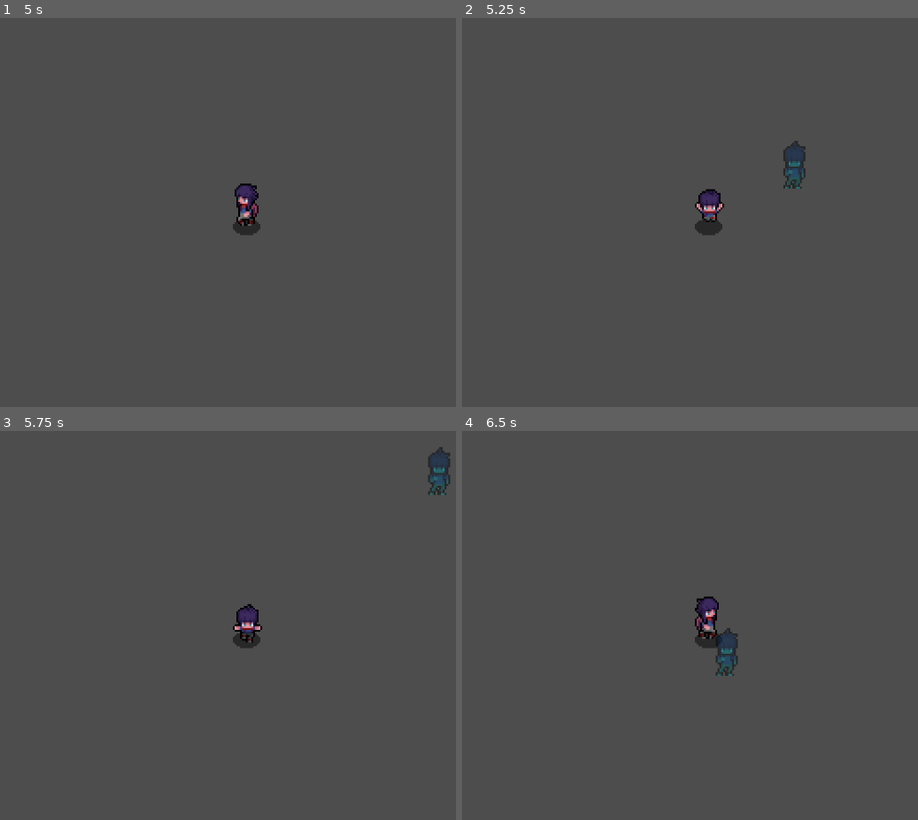
Above: before the commit, frames 1-4 (two rows, left to right).
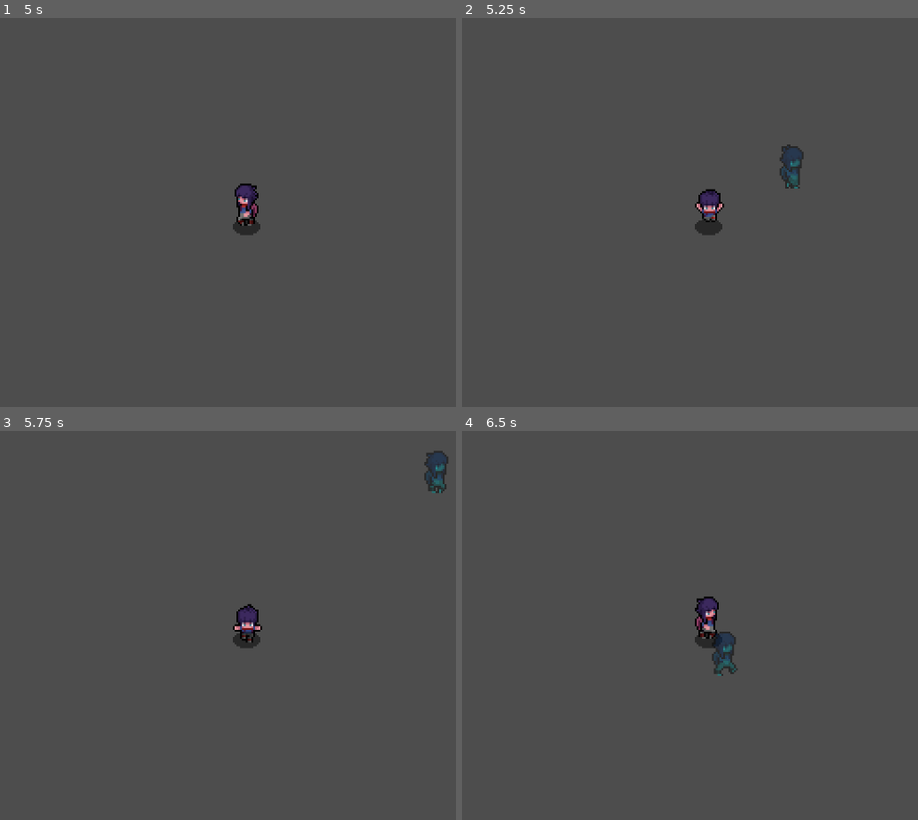
Above: after the commit, the same moments.

Repository: crimson-rain/gmtk-2025
Game: Godot game, scene res://Entities/Player/Player.tscn
The game is run twice, just before and just after one commit, with the same random seed, the same clock (stepped at 60 frames per second) and the same inputs.
Inputs:
- Up to frame 1 (5 s): tap Enter at 0.5 s; hold D (move_right) 0.53-1.28 s; hold Shift (sneak) 0.53-1.28 s; hold S (move_down) 1.28-2.03 s; tap Shift (sneak) at 1.35, 2.85, 4.35 s; hold D (move_right) 2.03-2.78 s; hold Shift (sneak) 2.03-2.78 s; hold W (move_up) 2.78-3.53 s; hold Shift (sneak) 3.53-4.28 s; hold A (move_left) from 3.53 s (still down)
- Up to frame 2 (5.25 s): release A (move_left) at 5.03 s; hold S (move_down) from 5.03 s (still down); hold Shift (sneak) from 5.03 s (still down)
- Up to frame 3 (5.75 s): keep holding S (move_down); keep holding Shift (sneak)
- Up to frame 4 (6.5 s): release S (move_down) at 5.78 s; release Shift (sneak) at 5.78 s; hold D (move_right) from 5.78 s (still down); tap Shift (sneak) at 5.85 s

Frame 1 is identical in both runs. In frame 2, 0.3% of the frame differs, in the area x 69-76%, y 31-44%; in frame 3, 0.3%; in frame 4, 0.3%.

Commit message:
Add basic animation to ghost

Diff:
--- a/Entities/Ghost/PlayerGhost.gd
+++ b/Entities/Ghost/PlayerGhost.gd
@@ -9,7 +9,6 @@
 
 @onready var animation_player: AnimationPlayer = $AnimationPlayer
 
-
 func _physics_process(delta: float) -> void:
 	if not is_playback:
 		return
@@ -17,8 +16,8 @@
 	if playback.size() > playback_index:
 		velocity = playback[playback_index].velocity
 		move_and_slide()
+		update_animation()
 		playback_index += 1
-		print("Playback Index: ", playback_index)
 	else:
 		velocity = Vector2.ZERO
 		is_playback = false
@@ -29,3 +28,20 @@
 	self.global_position = start_pos
 	self.playback_index = 0
 	self.is_playback = true
+
+func update_animation() -> void:
+	var walk_animation_map = {
+		Vector2(0, -1): "walk_up",
+		Vector2(0, 1): "walk_down",
+		Vector2(-1, -1): "walk_left_up",
+		Vector2(1, -1): "walk_right_up",
+		Vector2(-1, 1): "walk_left_down",
+		Vector2(1, 1): "walk_right_down",
+		Vector2(-1, 0): "walk_left_down",
+		Vector2(1, 0): "walk_right_down"
+	}
+
+	var movement = playback[playback_index].movement
+	movement.round()
+
+	animation_player.play(walk_animation_map[movement])
--- a/Entities/Ghost/PlayerGhost.tscn
+++ b/Entities/Ghost/PlayerGhost.tscn
@@ -19,9 +19,6 @@
 [ext_resource type="Texture2D" uid="uid://dncyxlpfh2ywl" path="res://Assets/Sprite/Player Sprite/Walk/walk_right_down.png" id="17_ydt3j"]
 [ext_resource type="Texture2D" uid="uid://d11kqampipely" path="res://Assets/Sprite/Player Sprite/Walk/walk_right_up.png" id="18_tqtk0"]
 [ext_resource type="Texture2D" uid="uid://cckx4y8owtu3c" path="res://Assets/Sprite/Player Sprite/Walk/walk_up.png" id="19_bjk6w"]
-[ext_resource type="Script" uid="uid://c6cmdcu8cmgv4" path="res://Scripts/StateMachine/FiniteStateMachine.gd" id="20_ycn2d"]
-[ext_resource type="Script" uid="uid://fqllynuk4c2k" path="res://Entities/Ghost/StateMachine/GhostIdleState.gd" id="21_bblek"]
-[ext_resource type="Script" uid="uid://djwp4nxibjom0" path="res://Entities/Ghost/StateMachine/GhostWalkingState.gd" id="22_7dyc3"]
 
 [sub_resource type="CapsuleShape2D" id="CapsuleShape2D_e5kic"]
 radius = 6.0
@@ -650,15 +647,3 @@
 &"": SubResource("AnimationLibrary_hacra")
 }
 speed_scale = 0.45
-
-[node name="FiniteStateMachine" type="Node" parent="."]
-script = ExtResource("20_ycn2d")
-metadata/_custom_type_script = "uid://c6cmdcu8cmgv4"
-
-[node name="GhostIdleState" type="Node" parent="FiniteStateMachine"]
-script = ExtResource("21_bblek")
-metadata/_custom_type_script = "uid://fqllynuk4c2k"
-
-[node name="GhostWalkingState" type="Node" parent="FiniteStateMachine"]
-script = ExtResource("22_7dyc3")
-metadata/_custom_type_script = "uid://djwp4nxibjom0"
--- a/Entities/Ghost/StateMachine/GhostIdleState.gd
+++ /dev/null
@@ -1,35 +0,0 @@
-extends State
-class_name GhostIdleState
-
-@onready var ghost: CharacterBody2D = $"../.."
-
-func enter():
-	if ghost.animation_player:
-		update_animation()
-
-func update(_delta: float):
-	pass
-
-func physics_update(_delta: float):
-	handle_movement()
-
-func handle_movement():
-	pass
-
-
-func update_animation():
-	ghost.animation_player.speed_scale = 0.45
-
-	var animation_map = {
-		Vector2(0, -1): "idle_up",
-		Vector2(0, 1): "idle_down",
-		Vector2(-1, -1): "idle_left_up",
-		Vector2(1, -1): "idle_right_up",
-		Vector2(-1, 1): "idle_left_down",
-		Vector2(1, 1): "idle_right_down",
-		Vector2(-1, 0): "idle_left_down",
-		Vector2(1, 0): "idle_right_down"
-	}
-
-	# TODO: Complete and replace this to use last faced
-	ghost.animation_player.play("idle_up")
--- a/Entities/Ghost/StateMachine/GhostWalkingState.gd
+++ /dev/null
@@ -1,37 +0,0 @@
-extends State
-class_name GhostWalkingState
-
-@onready var ghost: CharacterBody2D = $"../.."
-
-func enter():
-	if ghost.animation_player:
-		update_animation(ghost.playback[ghost.playback_index])
-
-func update(_delta: float):
-	pass
-
-func physics_update(_delta: float):
-	handle_movement()
-
-func handle_movement():
-	pass
-
-
-func update_animation(direction: Vector2):
-	direction = direction.round()
-	ghost.last_direction = direction
-
-	ghost.animation_player.speed_scale = 0.55
-
-	var animation_map = {
-		Vector2(0, -1): "walk_up",
-		Vector2(0, 1): "walk_down",
-		Vector2(-1, -1): "walk_left_up",
-		Vector2(1, -1): "walk_right_up",
-		Vector2(-1, 1): "walk_left_down",
-		Vector2(1, 1): "walk_right_down",
-		Vector2(-1, 0): "walk_left_down",
-		Vector2(1, 0): "walk_right_down"
-	}
-
-	ghost.animation_player.play(animation_map[direction])
--- a/Entities/Player/StateMachine/PlayerIdleState.gd
+++ b/Entities/Player/StateMachine/PlayerIdleState.gd
@@ -19,7 +19,7 @@
 	if movement != Vector2.ZERO:
 		Transitioned.emit(self, "walking")
 
-		var action = GhostData.new(Vector2.ZERO)
+		var action = GhostData.new(Vector2.ZERO, movement.round(), "idle")
 		player.recorded_actions.append(action)
 
 		return
--- a/Entities/Player/StateMachine/PlayerSneakState.gd
+++ b/Entities/Player/StateMachine/PlayerSneakState.gd
@@ -30,7 +30,7 @@
 
 	player.velocity = movement * (player.SPEED * 0.8)
 
-	var action = GhostData.new(player.velocity)
+	var action = GhostData.new(player.velocity, movement.round(), "sneak")
 	player.recorded_actions.append(action)
 
 	update_animation(movement)
--- a/Entities/Player/StateMachine/PlayerWalkingState.gd
+++ b/Entities/Player/StateMachine/PlayerWalkingState.gd
@@ -30,7 +30,7 @@
 
 	player.velocity = movement * player.SPEED
 
-	var action = GhostData.new(player.velocity)
+	var action = GhostData.new(player.velocity, movement.round(), "walking")
 	player.recorded_actions.append(action)
 
 	update_animation(movement)
--- a/Scripts/GhostPlayback/GhostData.gd
+++ b/Scripts/GhostPlayback/GhostData.gd
@@ -1,8 +1,13 @@
 class_name GhostData
+
 var velocity: Vector2
+var movement: Vector2
+var state: String
 
-func _init(p_velocity: Vector2):
-	velocity = p_velocity
+func _init(_velocity: Vector2, _movement: Vector2, _state: String):
+	velocity = _velocity
+	movement = _movement
+	state = _state
 
 func display_data():
-	print("Velocity: ", velocity)
+	print("Velocity: ", velocity, "Movement: ", movement, "State: ", state)
Not shown: 1 places in Entities/Ghost/PlayerGhost.tscn that only renumber resources
Not shown, removed: Entities/Ghost/StateMachine/GhostIdleState.gd.uid
Not shown, removed: Entities/Ghost/StateMachine/GhostWalkingState.gd.uid
